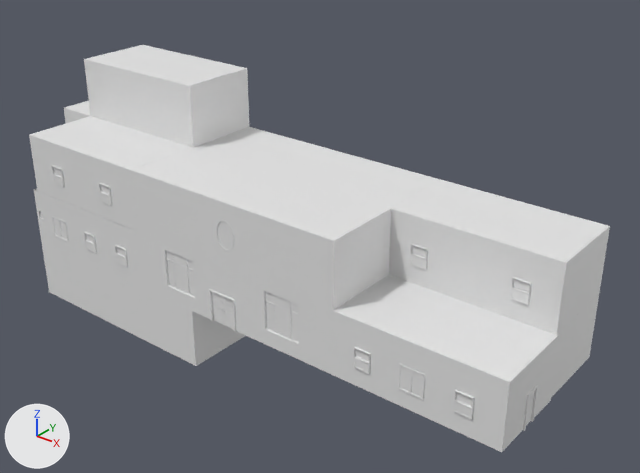
Renders of the Blender file Source/The Hag/Assets/haghouse.blend from each side of a commit.
One viewpoint serves both versions: a camera (50 mm lens) standing at (31.8, -31.4, 27.4) and looking at (1.0, 7.0, 3.6). The axes (+X, +Y, +Z) are drawn at lower left. The lights are the same throughout.

Objects in the first picture: 'Ceiling Attic', 'Ceiling Bathroom', 'Ceiling Bedroom', 'Ceiling HW', 'Ceiling LR', 'Ceiling MBR', 'Extension Cube', 'Hallway', 'Living room', 'Main hall', 'Master Bedroom', 'attic', 'basement', 'bedroom'.
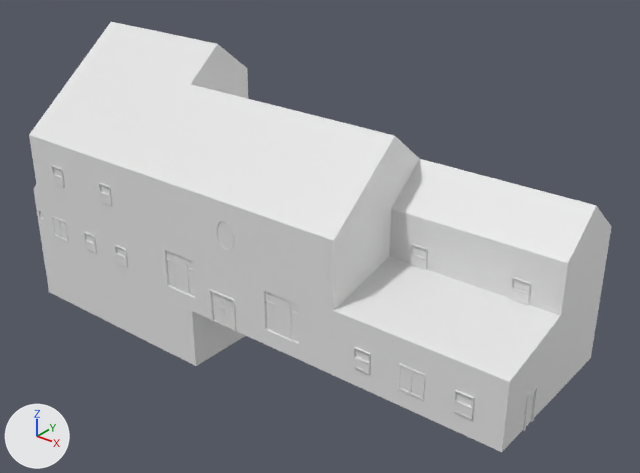
Pixel boxes (x1, y1, x2, y2) of what changed, in the pictures (640 x 473 px):
'Ceiling HW', reshaped (39% taller): before (134, 127, 439, 240); after (132, 84, 420, 241)
'Ceiling LR', reshaped, moved (20% taller): before (335, 275, 556, 380); after (333, 256, 561, 382)
'Ceiling MBR', reshaped (28% taller): before (391, 180, 607, 261); after (391, 159, 612, 263)
'Ceiling Bedroom', reshaped (104% taller): before (31, 116, 192, 170); after (29, 59, 189, 170)
'Ceiling Attic', reshaped (59% taller): before (87, 45, 245, 85); after (84, 22, 247, 86)
'Extension Cube', moved, modifiers changed: before (551, 295, 599, 397); after (550, 295, 601, 401)
'Floor.001', modifiers changed (not visible before): after (506, 363, 586, 448)
part 3 of me_ceiling_003, built on: before (66, 101, 90, 115)
part 4 of me_ceiling_004, added: after (132, 84, 420, 241)
'attic', unchanged, covered by the edit: before (84, 45, 249, 148); after (194, 69, 248, 99)

Edits to the bpy script that builds the scene:
```text
Change me_ceiling_006:
    where me_ceiling_006.from_pydata(...)  # 4 vertices, 1 face; spans x 0.0..10.0, y 0.0..5.0, z 4.0
    used by ob_ceiling_attic; parent = ob_attic; location = (0.0, 0.0, 0.0)
    verts and faces of me_ceiling_006; kept vertices keep their numbers, new ones are numbered from 4
    me_ceiling_006 part 1
    add delete_vertices([*range(0, 4)])  # with the faces that use them
    add verts[4] = (-0.1, -0.1, 4.0)
    add verts[5] = (-0.1, 5.1, 4.0)
    add verts[6] = (-0.1, 2.5, 6.09)
    add for new, old in zip([7, 8, 9], [4, 5, 6]): verts[new] = verts[old] + (10.2, 0.0, 0.0)
    add faces += [(4, 6, 5), (7, 8, 9), (5, 6, 9, 8), (4, 7, 9, 6), (4, 5, 8, 7)]
Change me_ceiling_002:
    where me_ceiling_002.from_pydata(...)  # 4 vertices, 1 face; spans x 0.0..10.0, y 0.0..5.0, z 4.0
    used by ob_ceiling_bedroom; parent = ob_bedroom; location = (0.0, 0.0, 0.0)
    verts and faces of me_ceiling_002; kept vertices keep their numbers, new ones are numbered from 4
    me_ceiling_002 part 2
    add delete_vertices([2, 3])  # with the faces that use them
    add verts[4] = (0.0, 0.1, 4.0)
    add verts[5] = (10.0, 0.1, 4.0)
    add verts[6] = (-0.1, 0.1, 4.0)
    add verts[7] = (-0.1, 5.1, 4.0)
    add verts[8] = (-0.1, 0.1, 8.0)
    add verts[9] = (10.1, 0.1, 4.0)
    add verts[10] = (10.1, 5.1, 4.0)
    add verts[11] = (10.1, 0.1, 8.0)
    add faces += [(0, 4, 5, 1), (4, 6, 7, 10, 9, 5), (6, 8, 7), (7, 8, 11, 10), (4, 5, 9, 11, 8, 6), (9, 10, 11)]
Change me_ceiling_003:
    where me_ceiling_003.from_pydata(...)  # 4 vertices, 1 face; spans x 0.0..3.0, y 0.0..5.0, z 4.0
    used by ob_ceiling_bathroom; parent = ob_bathroom; location = (0.0, 0.0, 0.0)
    verts and faces of me_ceiling_003; kept vertices keep their numbers, new ones are numbered from 4
    me_ceiling_003 part 3
    add delete_vertices([1, 2])  # with the faces that use them
    add verts[4] = (0.08, 0.0, 4.0)
    add verts[5] = (0.08, 5.0, 4.0)
    add verts[6] = (0.08, -0.1, 4.0)
    add verts[7] = (3.1, -0.1, 4.0)
    add verts[8] = (0.08, -0.1, 6.07)
    add verts[9] = (3.1, 5.1, 4.0)
    add verts[10] = (0.08, 5.1, 4.0)
    add verts[11] = (0.08, 5.1, 6.07)
    add faces += [(0, 3, 5, 4), (4, 5, 10, 9, 7, 6), (6, 7, 8), (9, 10, 11), (7, 9, 11, 8), (4, 6, 8, 11, 10, 5)]
Change me_ceiling_004:
    where me_ceiling_004.from_pydata(...)  # 4 vertices, 1 face; spans x 0.0..15.0, y -10.0..0.0, z 4.0
    used by ob_ceiling_hw; parent = ob_hallway; location = (0.0, 0.0, 0.0)
    verts and faces of me_ceiling_004; kept vertices keep their numbers, new ones are numbered from 4
    me_ceiling_004 part 4
    add verts[4] = (0.0, 0.1, 4.0)
    add verts[5] = (0.0, -10.1, 4.0)
    add verts[6] = (0.0, -5.0, 8.1)
    add for new, old in zip([7, 8, 9], [4, 5, 6]): verts[new] = verts[old] + (15.1, 0.0, 0.0)
    add faces += [(5, 6, 9, 8), (4, 7, 9, 6), (1, 7, 9, 8, 2), (0, 3, 4, 6, 5)]
Change me_ceiling_005:
    where me_ceiling_005.from_pydata(...)  # 4 vertices, 1 face; spans x 0.0..10.0, y 0.0..5.0, z 4.0
    used by ob_ceiling_mbr; parent = ob_master_bedroom; location = (0.0, 0.0, 0.0)
    verts and faces of me_ceiling_005; kept vertices keep their numbers, new ones are numbered from 4
    me_ceiling_005 part 5
    add delete_vertices([*range(0, 4)])  # with the faces that use them
    add verts[4] = (0.09, -0.1, 4.0)
    add verts[5] = (0.09, 5.1, 4.0)
    add verts[6] = (0.09, 2.5, 6.08)
    add for new, old in zip([7, 8, 9], [4, 5, 6]): verts[new] = verts[old] + (10.09, 0.0, 0.0)
    add for new, old in zip([10, 11, 12], [7, 8, 9]): verts[new] = verts[old] + (0.0, 0.0, 0.0)
    add faces += [(10, 11, 12), (7, 10, 12, 9), (4, 5, 8, 7), (5, 6, 9, 8), (4, 7, 9, 6), (8, 9, 12, 11)]
    add faces += [(7, 8, 11, 10)]
Change me_ceiling:
    where me_ceiling.from_pydata(...)  # 4 vertices, 1 face; spans x 0.0..10.0, y 0.0..5.0, z 3.99
    used by ob_ceiling_lr; parent = ob_living_room; location = (0.0, 0.0, 0.0)
    verts and faces of me_ceiling; kept vertices keep their numbers, new ones are numbered from 4
    me_ceiling part 6
    add delete_vertices([0, 1, 3])  # with the faces that use them
    add verts[4] = (-0.08, -0.1, 4.0)
    add verts[5] = (-0.08, 5.0, 3.99)
    add verts[6] = (-0.08, 4.9, 3.99)
    add verts[7] = (10.0, 4.9, 3.99)
    add verts[8] = (-0.08, 4.9, 5.13)
    add verts[9] = (10.1, -0.1, 4.0)
    add verts[10] = (10.1, 4.9, 3.99)
    add verts[11] = (10.1, 4.9, 5.13)
    add faces += [(2, 7, 6, 5), (6, 8, 11, 10, 7), (4, 9, 11, 8), (9, 10, 11), (4, 6, 7, 10, 9)]
Change ob_floor_001:
    where _m = ob_floor_001.modifiers.new('Solidify', 'SOLIDIFY')
    add _m.offset = 1.0
Change ob_extension_cube:
    add _m = ob_extension_cube.modifiers.new('Solidify', 'SOLIDIFY')
    add _m.thickness = 0.02
    add _m.use_even_offset = True
Change ob_ceiling_lr:
    ob_ceiling_lr.location: (0.0, 0.0, 0.0) -> (0.0, 0.0, -0.0000484)
```
